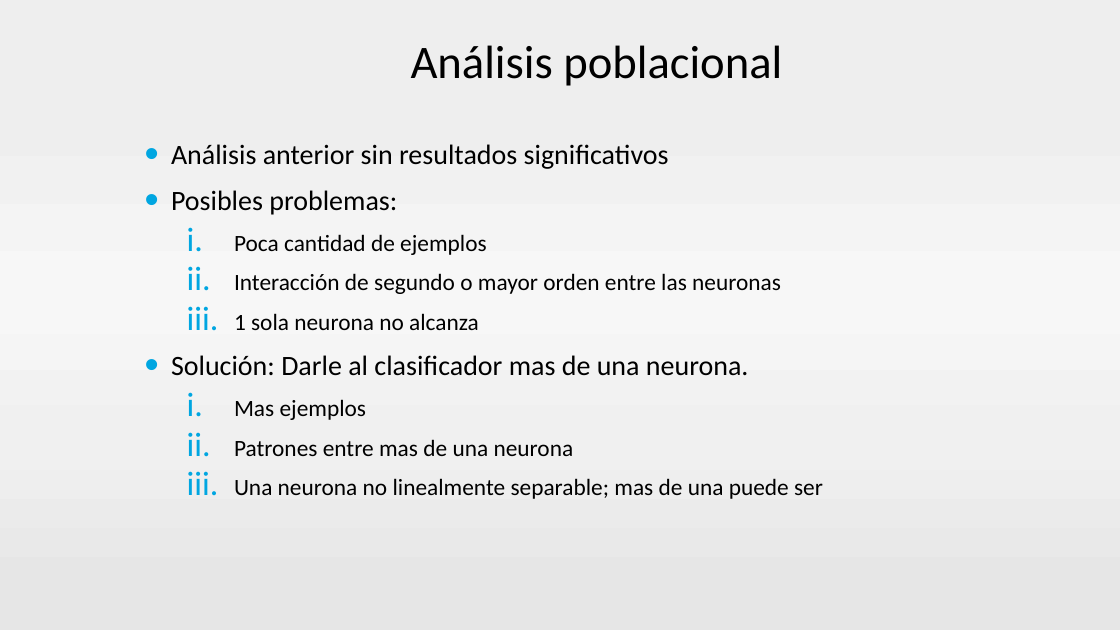
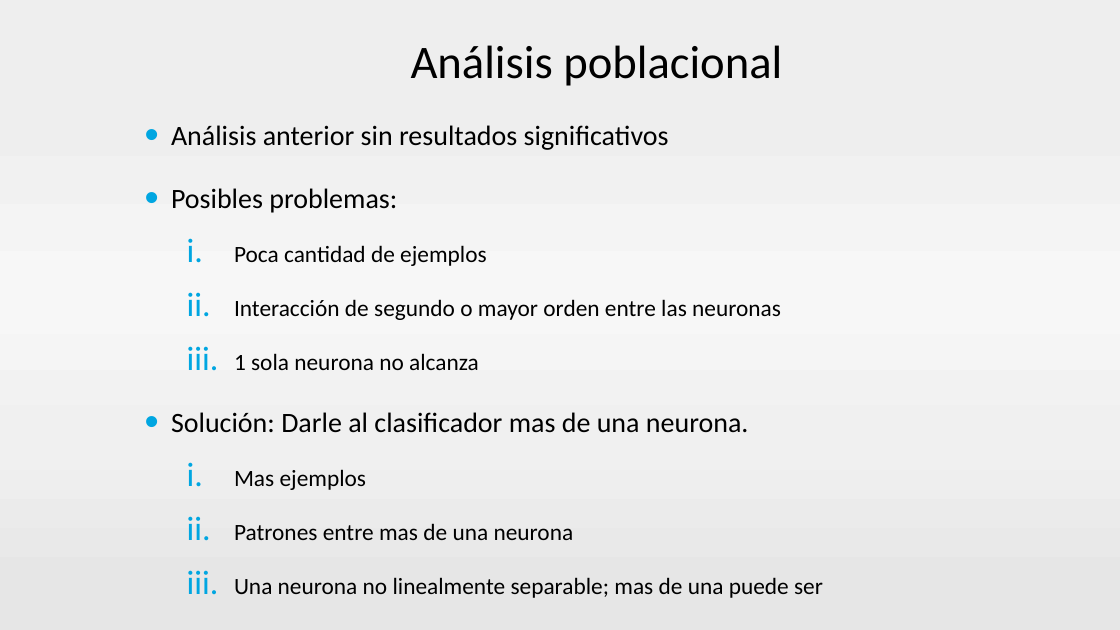
Before and after one commit to neozero86/tesis-megea, a slide deck: slide 26 of Presentacion/PresentacionTesis v2.pptx. Drawn at 1120x630 pixels with LibreOffice and Linux fonts; fonts in the diff are those of the drawing; background and template pictures are left out. Boxes give left, top, right and bottom in pixels: in the first picture for what was removed or moved away, otherwise in the second. Text is boxed around its words. In the diff, an @@ line names an element or a change of style, - is before the commit and + after.

```diff
--- a/Presentacion/PresentacionTesis v2.pptx
+++ b/Presentacion/PresentacionTesis v2.pptx
@@ text "Análisis anterior sin resultados significativos": place and size @@
-text "Análisis anterior sin resultados significativos" at (171, 144, 823, 499)
+text "Análisis anterior sin resultados significativos" at (171, 125, 823, 598)
@@ text "Análisis anterior sin resultados significativos" at (171, 125, 823, 598): line spacing 1 to 1.5 @@
```
Also in this commit, not shown: 20 other slides changed.
